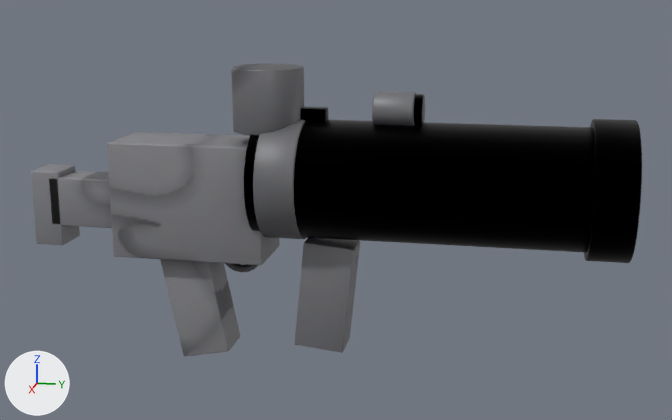
Renders of the glTF model assets/weapons/cannon.glb from each side of a commit.
One viewpoint serves both versions: a 50 mm lens placed at (2.259, 0.524, 0.946), pointed at (-0.015, 0.07, 0.378). Arrows for +X, +Y and +Z are at lower left; the lights stay in place. The older version comes first. Vertices at exactly the same position are counted once.

The first picture shows 'cannon'.
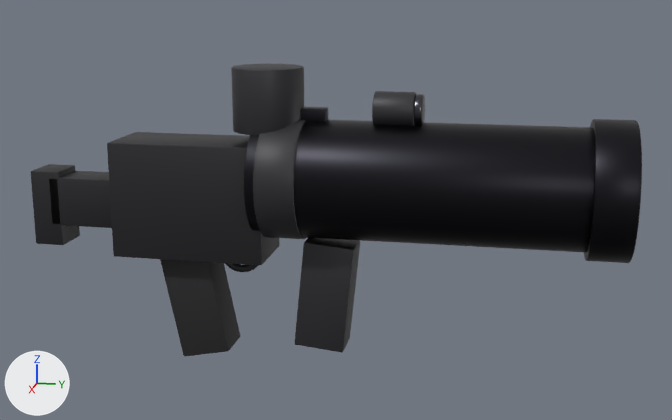
The edits, one by one:
Material 'BluedSteel' (mat_bluedsteel) is new.
Its base color is (0.022, 0.022, 0.027) (black #29292e).
Its metallic is 1.0.
Its roughness is 0.4.
Material 'Polymer' (mat_polymer) is new.
Its base color is (0.014, 0.014, 0.017) (black #1f1f23).
Material 'Steel' (mat_steel) is new.
Its base color is (0.075, 0.075, 0.085) (dark grey #4d4d52).
Its metallic is 1.0.
Its roughness is 0.28.
Material 'Grip' (mat_grip) is new.
Its base color is (0.018, 0.018, 0.02) (black #242427).
Its roughness is 0.72.
Material 'DarkTac' (mat_darktac) is new.
Its base color is (0.03, 0.03, 0.035) (dark grey #303035).
Its metallic is 0.2.
me_cylinder_140 has 2012 vertices, 3968 faces and spans x -0.17..0.17, y -0.74..0.79, z -0.03..0.74.
me_cylinder_140 is used by ob_cannon; location (0.0, 0.0, 0.0).
me_cylinder_140 part 1: all 868 faces that had it switch from mat_bluedsteel_008 (picture img_cannon_tex) to mat_bluedsteel (black #29292e).
me_cylinder_140 part 2: all 1664 faces that had it switch from mat_polymer_008 (picture img_cannon_tex) to mat_polymer (black #1f1f23).
me_cylinder_140 part 3: all 984 faces that had it switch from mat_darktac_006 (picture img_cannon_tex) to mat_darktac (dark grey #303035).
me_cylinder_140 part 4: all 108 faces that had it switch from mat_grip_007 (picture img_cannon_tex) to mat_grip (black #242427).
me_cylinder_140 part 5: all 344 faces that had it switch from mat_steel_008 (picture img_cannon_tex) to mat_steel (dark grey #4d4d52).
me_cylinder_140 part 6: texture (UV) coordinates of 3968 of 3968 faces, centred in x -0.17..0.17, y -0.74..0.79, z -0.03..0.74, changed; they spanned u 0.01..0.99, v 0.01..0.96 and now span u 0.0..1.0, v 0.0..1.0.

Changed parts and their boxes (x1, y1, x2, y2) in the pictures (672 x 420 px):
'cannon', recoloured, surface changed (grey to black): (31, 64, 642, 356) in both
part 1 of me_cylinder_140, recoloured (lighter): (244, 107, 642, 240) in both
part 2 of me_cylinder_140, recoloured (grey to black): (31, 132, 279, 272) in both
part 3 of me_cylinder_140, recoloured (grey to dark grey): (231, 64, 416, 353) in both
part 4 of me_cylinder_140, recoloured (grey to black): (160, 259, 240, 356) in both
part 5 of me_cylinder_140, recoloured (black to dark grey): (414, 94, 425, 125) in both
part 6 of me_cylinder_140, surface changed (grey to black): (31, 64, 642, 356) in both
